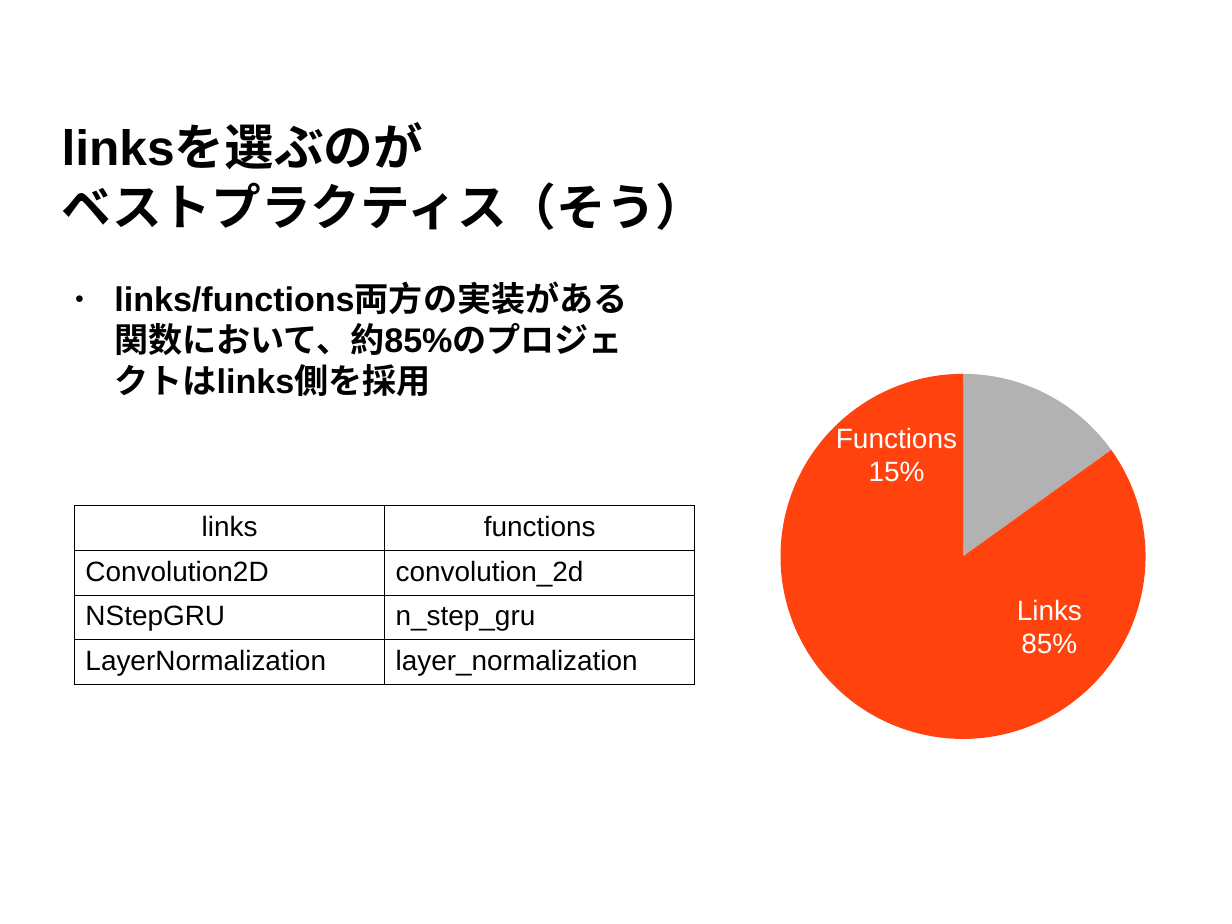
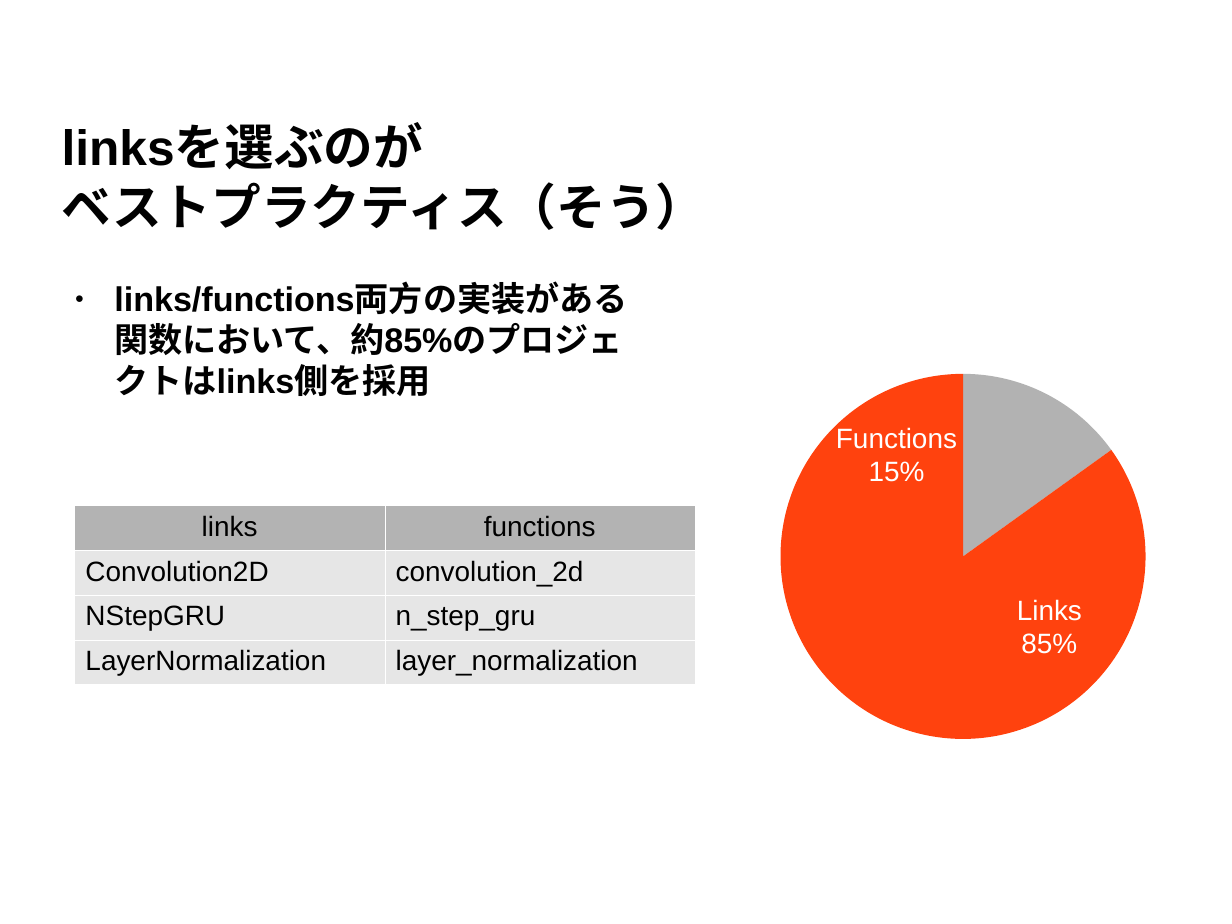
Before and after one commit to koreyou/chainer-usage-analysis, a slide deck: slide 17 of presentation/180509_chainermeetup_koreeda.odp. Drawn at 1232x924 pixels with LibreOffice and Linux fonts; fonts in the diff are those of the drawing; background and template pictures are left out. Boxes give left, top, right and bottom in pixels: in the first picture for what was removed or moved away, otherwise in the second. Text is boxed around its words. In the diff, an @@ line names an element or a change of style, - is before the commit and + after.

```diff
--- a/presentation/180509_chainermeetup_koreeda.odp
+++ b/presentation/180509_chainermeetup_koreeda.odp
@@ table at [75,505,696,679] @@
@@ fill none to #B3B3B3 in row 1 @@
@@ fill none to #E6E6E6 in 6 cells @@
@@ borders changed @@
```
Also in this commit, not shown: 3 other slides changed, 1 other file.
